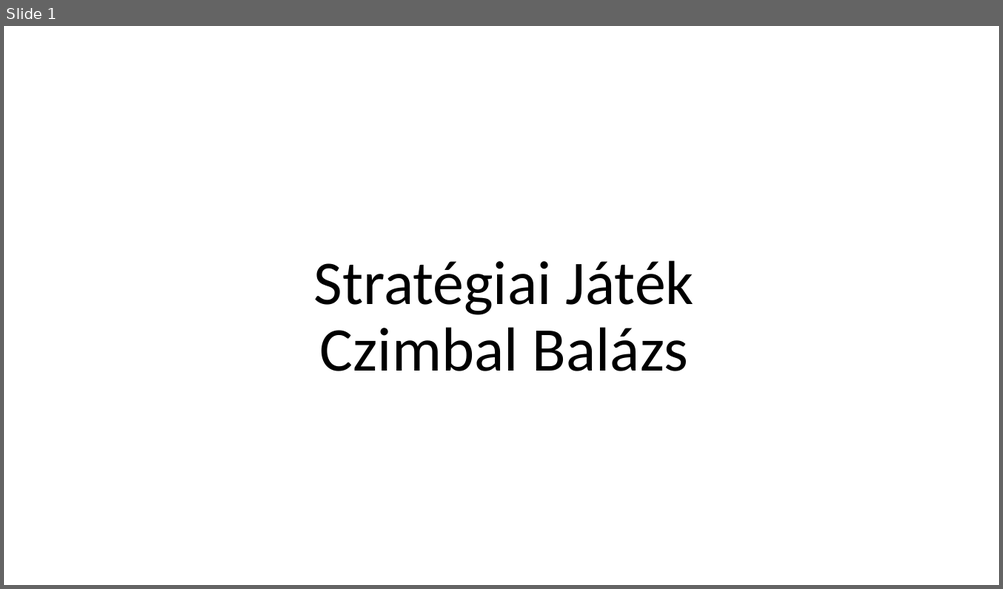
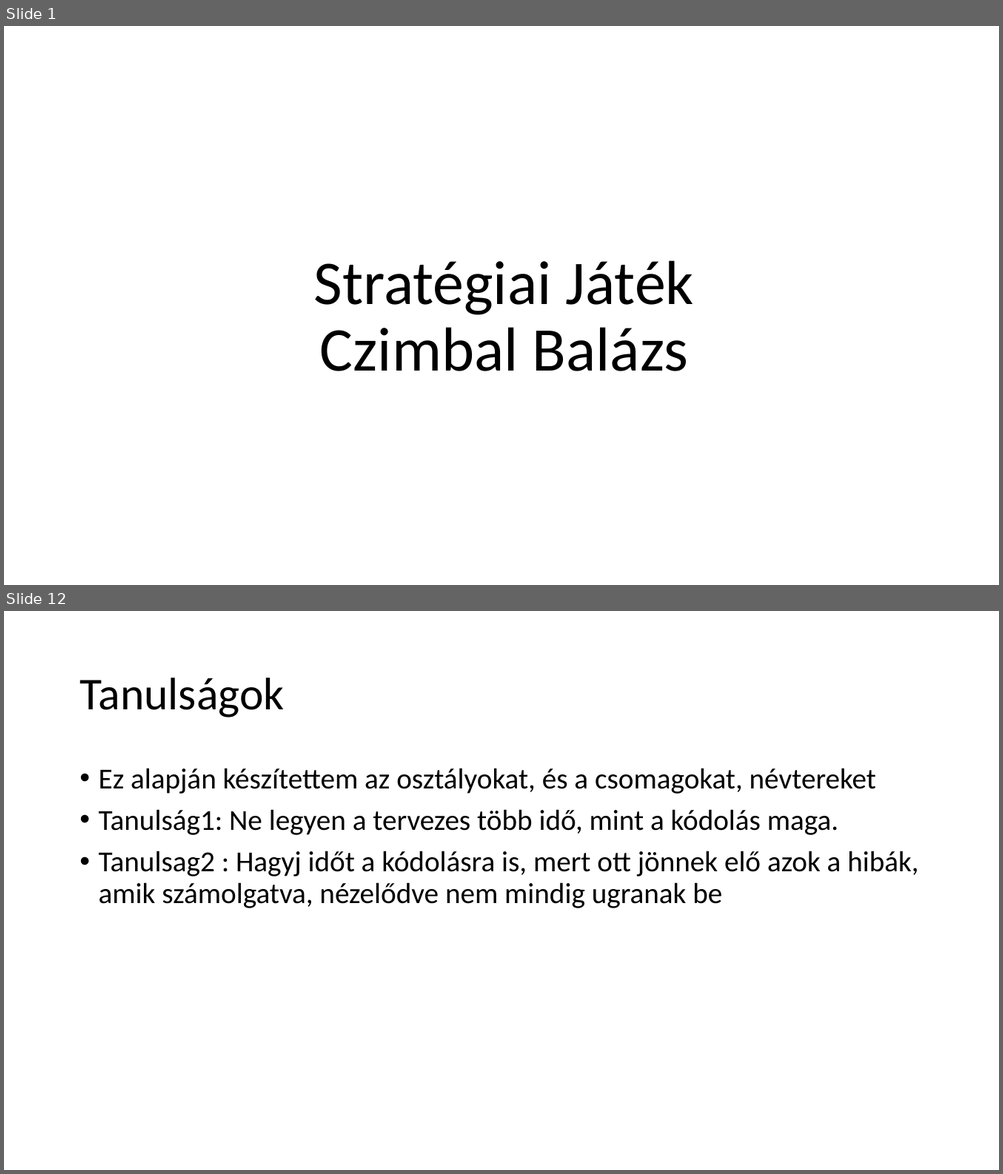
Before and after one commit to cimbi01/NagyBeadando, a slide deck: StatégiaiJáték.pptx. Shown one above the other, each under a label of ours: slide 1 before the commit, slides 1 and 12 after it; the slides between them are not shown. The pictures are 1003x589 and 1003x1174 pixels, drawn with LibreOffice and Linux fonts; fonts in the diff are those of the drawing; background and template pictures are left out. Boxes give left, top, right and bottom in pixels: in the first picture for what was removed or moved away, otherwise in the second. Text is boxed around its words. In the diff, an @@ line names an element or a change of style, - is before the commit and + after.

```diff
--- a/StatégiaiJáték.pptx
+++ b/StatégiaiJáték.pptx
@@ slide 12 added at [4, 611, 999, 1170], background picture (left out) @@
@@ title added at [79, 678, 284, 718], 44 pt, text #000000 @@
+Tanulságok
@@ text added at [99, 768, 918, 908], 28 pt, text #000000 @@
+• Ez alapján készítettem az osztályokat, és a csomagokat, névtereket
+• Tanulság1: Ne legyen a tervezes több idő, mint a kódolás maga.
+• Tanulsag2 : Hagyj időt a kódolásra is, mert ott jönnek elő azok a hibák, amik számolgatva, nézelődve nem mindig ugranak be
```
Also in this commit, not shown: 9 other slides added.
